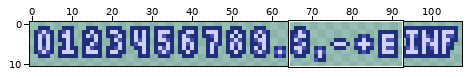
Edited in one commit: sprite sheet (files/font/font_small_numbers.png). The picture above shows the old version from afar; the outline marks the close-up.
Close-up. Earlier state:
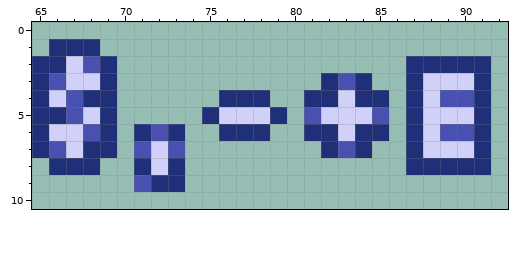
The file is 108x11 pixels. Shown: x 65..92, y 0..10.
The result:
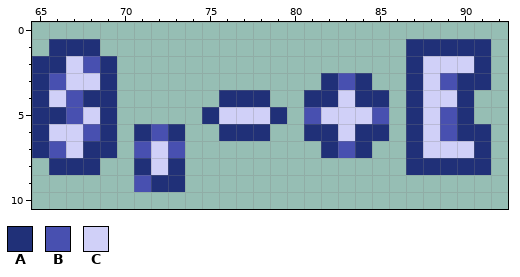
Palette (. is transparent): A #203078  B #4850b0  C #d0d0f8
Edits made:
Changed rows in their new state; - is an unchanged pixel.
first column x 87:
 1 AAAAA
 2 -CCC-
 3 --BA-
 4 --CA.
 5 --BA.
 6 ---A-
